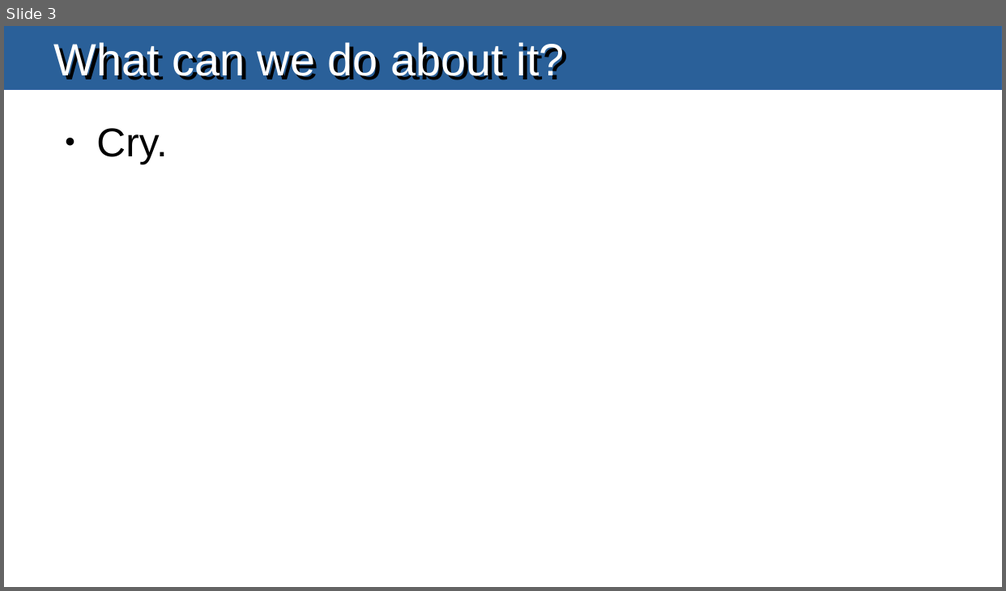
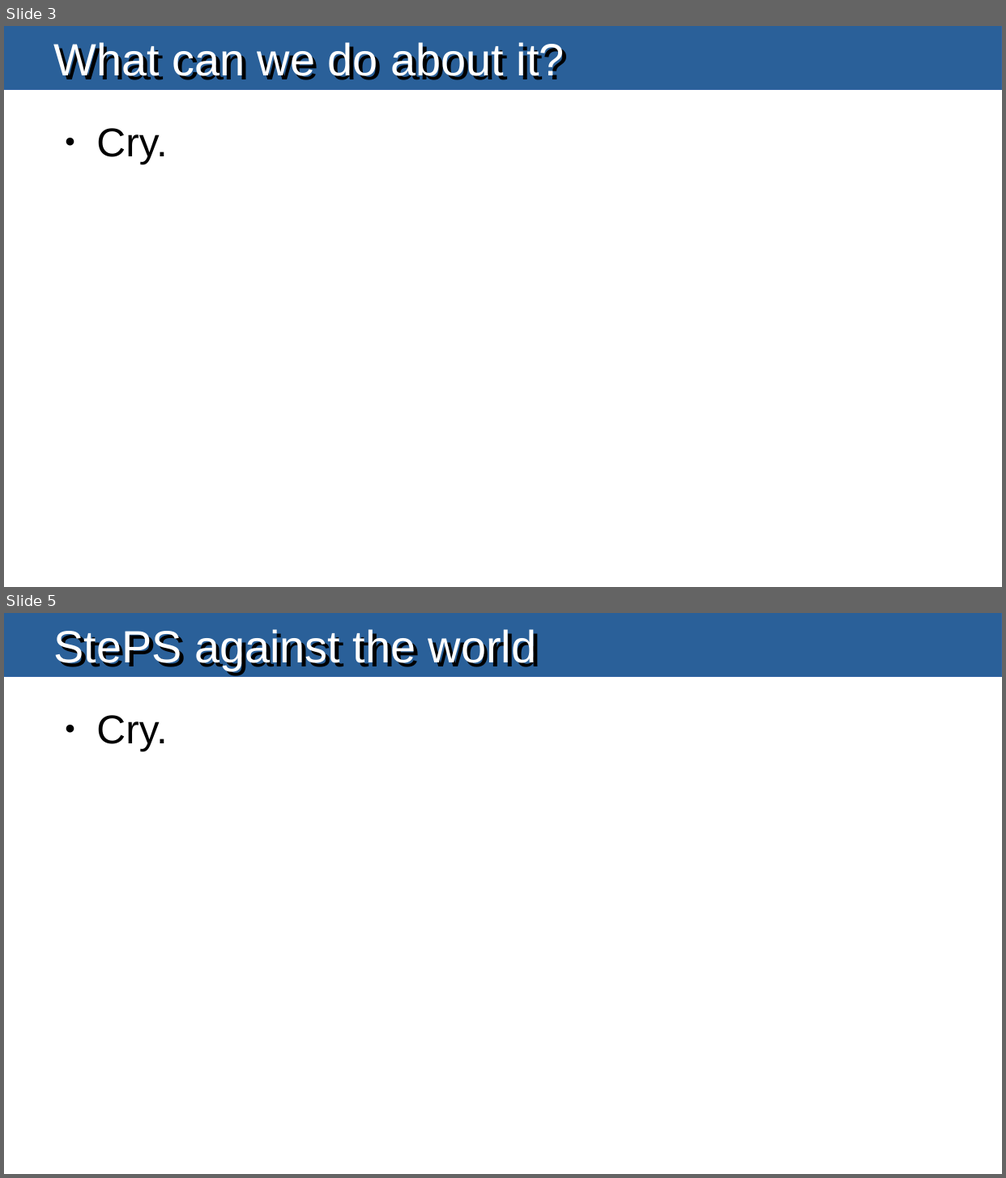
Before and after one commit to masterdesky/presentations, a slide deck: cosmology/rotating-universe-sim/rotating-universe.odp. Shown one above the other, each under a label of ours: slide 3 before the commit, slides 3 and 5 after it; the slides between them are not shown. The pictures are 1006x591 and 1006x1178 pixels, drawn with LibreOffice and Linux fonts; fonts in the diff are those of the drawing. Boxes give left, top, right and bottom in pixels: in the first picture for what was removed or moved away, otherwise in the second. Text is boxed around its words. In the diff, an @@ line names an element or a change of style, - is before the commit and + after.

Commit message:
titles for rotating cosmo

```diff
--- a/cosmology/rotating-universe-sim/rotating-universe.odp
+++ b/cosmology/rotating-universe-sim/rotating-universe.odp
@@ slide 5 added at [4,613,1002,1174], background #FFFFFF @@
@@ rectangle added at [4,613,1002,676], fill #2A6099, outline #3465A4 0 pt @@
@@ title added at [54,629,536,671], 36 pt, text #FFFFFF @@
+StePS against the world
@@ text added at [96,715,167,751], 32 pt, text #000000 @@
+● Cry.
```
Also in this commit, not shown: 2 other slides added.
